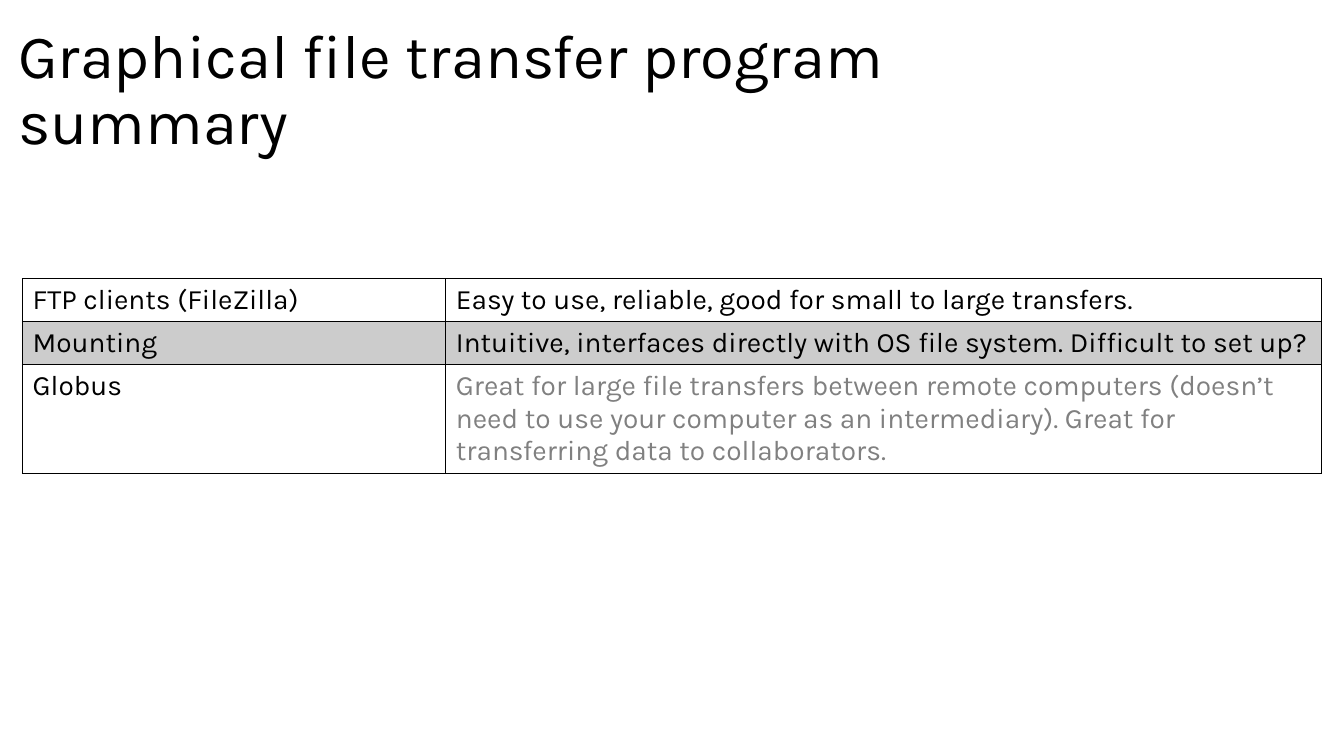
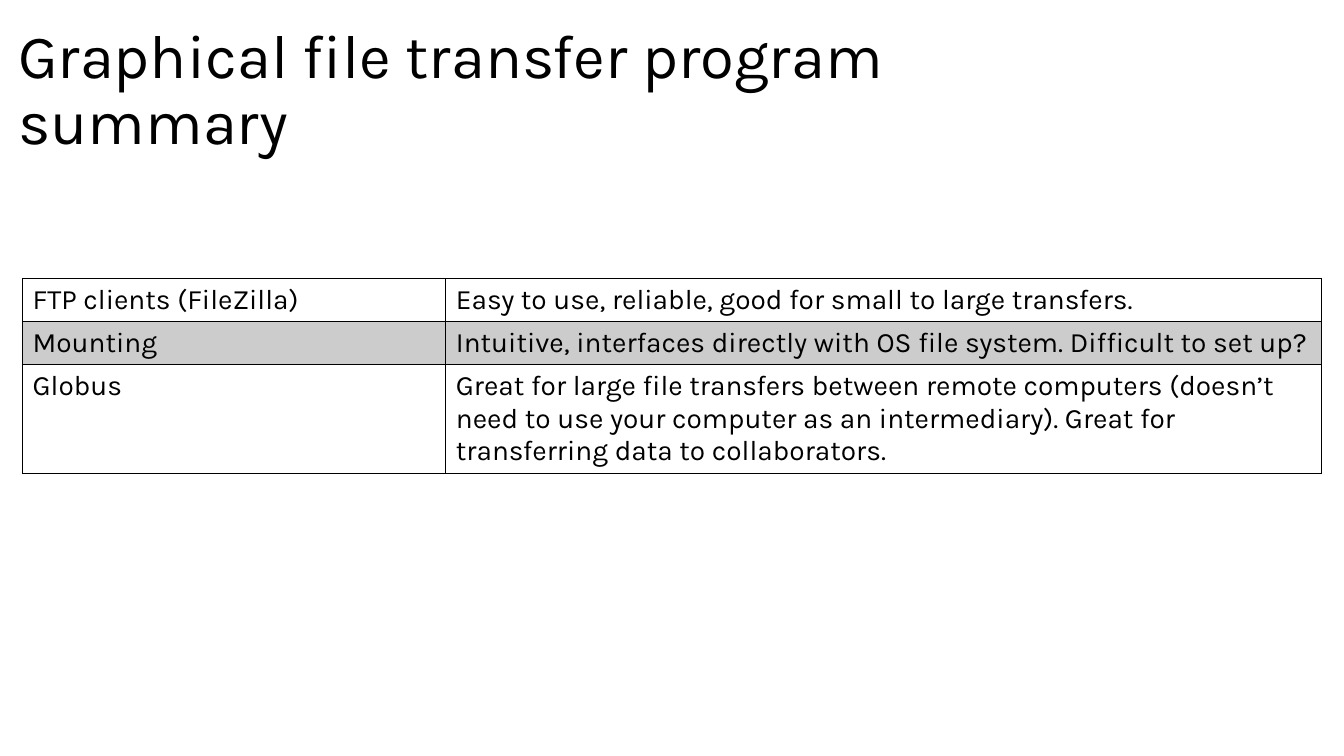
Before and after one commit to harvardinformatics/short-trainings, a slide deck: slide 39 of cmd-line-101/03-integration.pptx. Drawn at 1344x756 pixels with LibreOffice and Linux fonts; fonts in the diff are those of the drawing. Boxes give left, top, right and bottom in pixels: in the first picture for what was removed or moved away, otherwise in the second. Text is boxed around its words. In the diff, an @@ line names an element or a change of style, - is before the commit and + after.

```diff
--- a/cmd-line-101/03-integration.pptx
+++ b/cmd-line-101/03-integration.pptx
@@ table at bbox=[22, 279, 1322, 478] @@
@@ text colour #808080 to #000000 in "Great for large file transfers between remote ..." @@
```
Also in this commit, not shown: 1 other slide changed, 1 slide removed.
